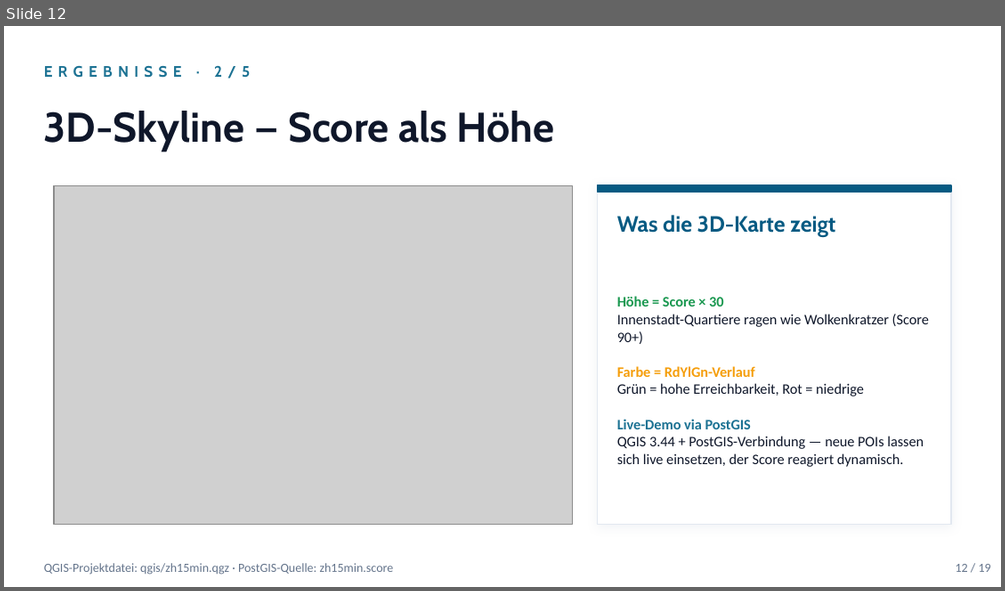
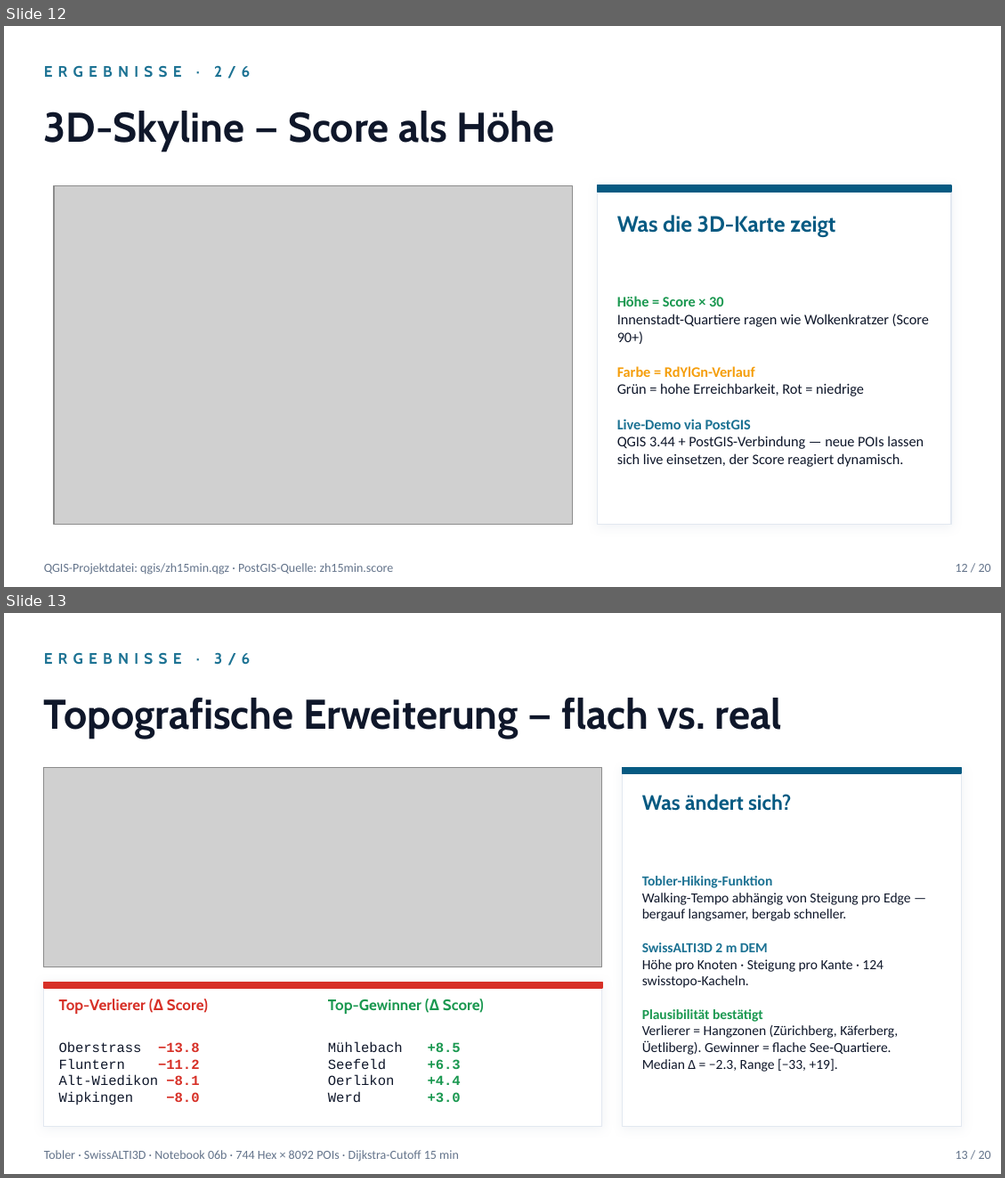
Before and after one commit to sanirmem/zh15min, a slide deck: reports/zh15min_slides.pptx. Shown one above the other, each under a label of ours: slide 12 before the commit, slides 12 and 13 after it. The pictures are 1005x591 and 1005x1178 pixels, drawn with LibreOffice and Linux fonts; fonts in the diff are those of the drawing; grey boxes stand for pictures. Boxes give left, top, right and bottom in pixels: in the first picture for what was removed or moved away, otherwise in the second. Text is boxed around its words. In the diff, an @@ line names an element or a change of style, - is before the commit and + after.

Commit message:
docs(slides): add slide 13 (topo extension) + update README
* build_slides.js: new slide 13 'Topografische Erweiterung -- flach vs. real' with 3-panel comparison image + winners/losers tables + explanation card
* TOTAL = 20, ERGEBNISSE-Sektion erweitert von 5 auf 6 Folien
* PPTX (3.3 MB) + PDF (946 KB) regeneriert
* score_flat_vs_topo.png, score_delta.html, slope_histogram.png als Outputs
* README: 4.4 ergaenzt (NB02b + NB06b), 4.5 neu (DEM-Beschaffungsweg + Tobler-Methodik + Test-Befehl), Toolchain um SwissALTI3D + Tobler erweitert

```diff
--- a/reports/zh15min_slides.pptx
+++ b/reports/zh15min_slides.pptx
@@ slide 13 added at (x1=4, y1=613, x2=1001, y2=1174), background #FFFFFF @@
@@ text added at (x1=44, y1=652, x2=250, y2=666), 11 pt, text #1C7293, bold @@
+ERGEBNISSE · 3/6
@@ text added at (x1=44, y1=698, x2=782, y2=739), 30 pt, text #0F172A, bold @@
+Topografische Erweiterung — flach vs. real
@@ picture added at (x1=44, y1=768, x2=602, y2=967) @@
@@ rectangle added at (x1=622, y1=768, x2=961, y2=1127), fill #FFFFFF, outline #E2E8F0 0.75 pt @@
@@ rectangle added at (x1=622, y1=768, x2=961, y2=773), fill #065A82, outline #065A82 1 pt @@
@@ text added at (x1=642, y1=794, x2=791, y2=811), 15 pt, text #065A82, bold @@
+Was ändert sich?
@@ text added at (x1=642, y1=876, x2=910, y2=1071), 10 pt, text #0F172A @@
+Tobler-Hiking-Funktion
+Walking-Tempo abhängig von Steigung pro Edge — bergauf langsamer, bergab schneller.
+SwissALTI3D 2 m DEM
+Höhe pro Knoten · Steigung pro Kante · 124 swisstopo-Kacheln.
+Plausibilität bestätigt
+Verlierer = Hangzonen (Zürichberg, Käferberg, Üetliberg). Gewinner = flache See-Quartiere.
+Median Δ = −2.3, Range [−33, +19].
@@ rectangle added at (x1=44, y1=981, x2=602, y2=1127), fill #FFFFFF, outline #E2E8F0 0.75 pt @@
@@ rectangle added at (x1=44, y1=981, x2=602, y2=988), fill #D73027, outline #D73027 1 pt @@
@@ text added at (x1=59, y1=998, x2=208, y2=1013), 11 pt, text #D73027, bold @@
+Top-Verlierer (Δ Score)
@@ text added at (x1=328, y1=998, x2=484, y2=1013), 11 pt, text #1A9850, bold @@
+Top-Gewinner (Δ Score)
@@ text added at (x1=59, y1=1041, x2=200, y2=1105), 10 pt, text #0F172A @@
+Oberstrass −13.8
+Fluntern −11.2
+Alt-Wiedikon −8.1
+Wipkingen −8.0
@@ text added at (x1=328, y1=1041, x2=461, y2=1102), 10 pt, text #0F172A @@
+Mühlebach +8.5
+Seefeld +6.3
+Oerlikon +4.4
+Werd +3.0
@@ text added at (x1=44, y1=1150, x2=459, y2=1161), 9 pt, text #64748B @@
+Tobler · SwissALTI3D · Notebook 06b · 744 Hex × 8092 POIs · Dijkstra-Cutoff 15 min
@@ text added at (x1=955, y1=1151, x2=991, y2=1159), 9 pt, text #64748B @@
+13 / 20
@@ slide 12 changed as well @@
@@ text at (x1=44, y1=65, x2=250, y2=79): text changed @@
-ERGEBNISSE · 2/5
+ERGEBNISSE · 2/6
@@ text at (x1=955, y1=564, x2=991, y2=572): text changed @@
-12 / 19
+12 / 20
```
Also in this commit, not shown: 18 other slides changed, 6 other files.
